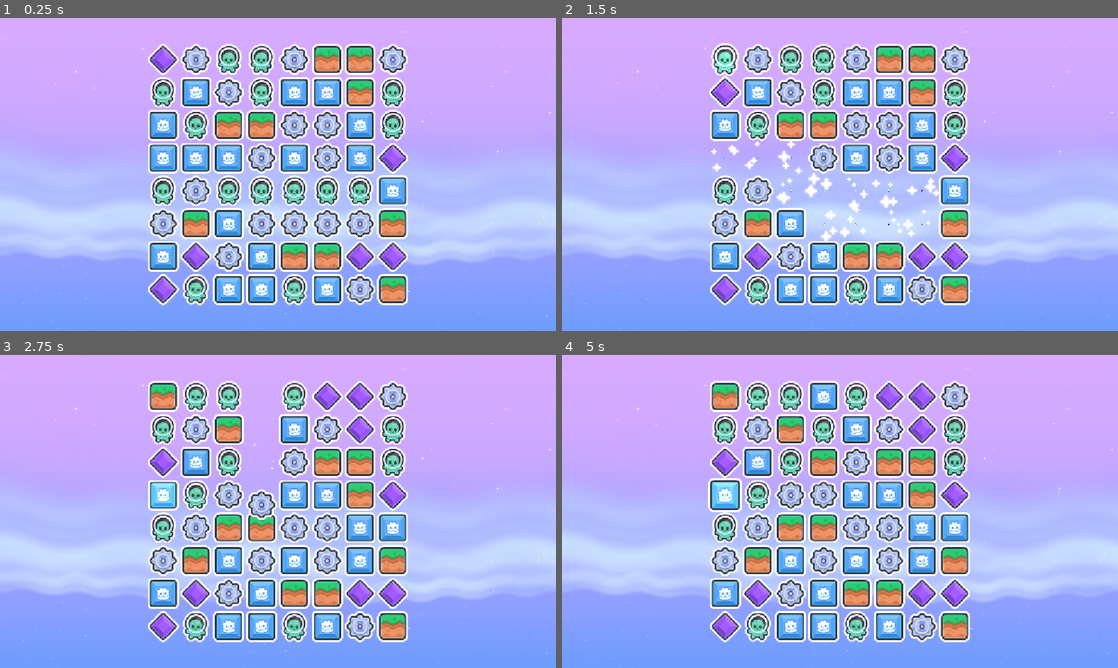
Above: before the commit, frames 1-4 (two rows, left to right).
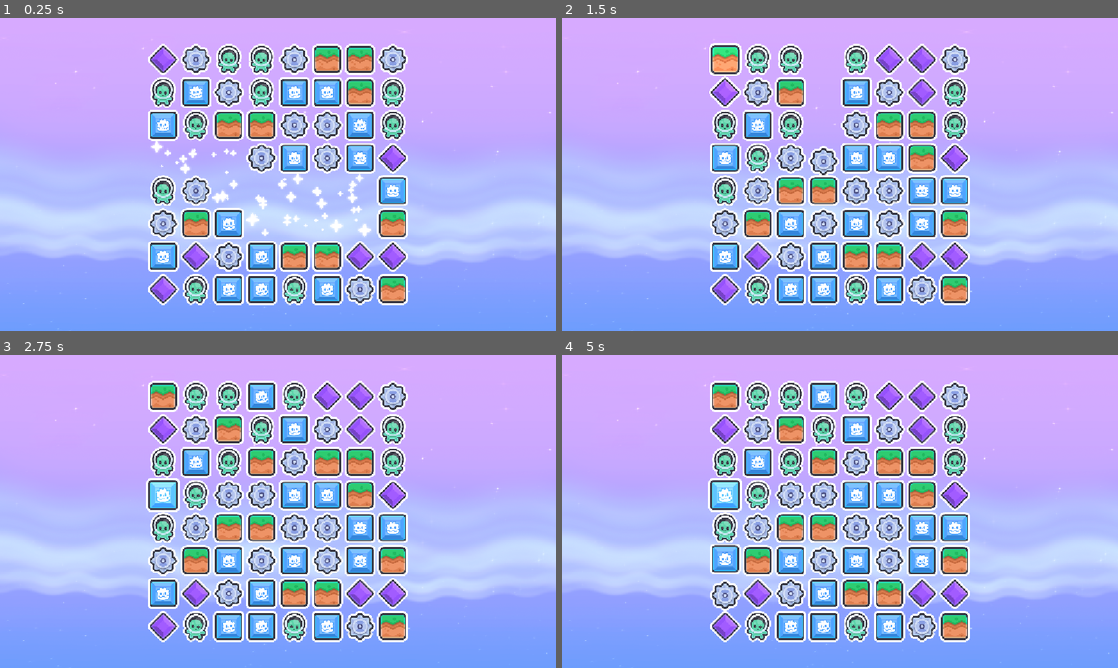
Above: after the commit, the same moments.

Repository: KenneyNL/Starter-Kit-Match-3
Game: Godot game, scene res://scenes/main.tscn
Same seed, same stepped clock (60 frames per second), same inputs: the game is played once before the commit and once after it.
Inputs (mouse positions are in pixels of both pictures, inside the frame that each line leads up to):
- Up to frame 1 (0.25 s): no input
- Up to frame 2 (1.5 s): drag from (723, 58) to (723, 158) at 0.52 s; drag from (723, 58) to (723, 158) at 1.27 s
- Up to frame 3 (2.75 s): click (161, 495) at 2.17 s
- Up to frame 4 (5 s): drag from (723, 527) to (723, 627) at 2.77 s; drag from (723, 561) to (756, 430) at 3.52 s; drag from (723, 592) to (723, 495) at 4.27 s

The runs differ from the first frame. In frame 1, 7.5% of the frame differs, in the area x 26-74%, y 8-92%; in frame 2, 16%; in frame 3, 6.0%; in frame 4, 4.9%.

Commit message:
Small edits

Diff:
--- a/project.godot
+++ b/project.godot
@@ -8,12 +8,16 @@
 
 config_version=5
 
+[animation]
+
+compatibility/default_parent_skeleton_in_mesh_instance_3d=true
+
 [application]
 
 config/name="Starter Kit Match-3"
 config/tags=PackedStringArray("starterkit")
 run/main_scene="uid://b8cjd5xlk3m1p"
-config/features=PackedStringArray("4.5", "Forward Plus")
+config/features=PackedStringArray("4.6", "Forward Plus")
 boot_splash/bg_color=Color(0.9254902, 0.9254902, 0.9607843, 1)
 boot_splash/image="uid://dfelygr7jpcpe"
 config/icon="uid://bk67gaj8ly6sy"
--- a/scenes/main.tscn
+++ b/scenes/main.tscn
@@ -12,20 +12,19 @@
 [ext_resource type="Texture2D" uid="uid://c26xoi1o70ttr" path="res://sprites/cursors/cursor-hand-open.png" id="9_4c57u"]
 [ext_resource type="Texture2D" uid="uid://eailhed83ju8" path="res://sprites/cursors/cursor-hand-closed.png" id="10_efxa6"]
 
-[node name="Main" type="Node2D"]
+[node name="Main" type="Node2D" unique_id=1469547217]
 script = ExtResource("1_ig7tw")
-offset = 68
 tile_scene = ExtResource("2_0xm2m")
 sparkles_scene = ExtResource("3_kek77")
 textures = Array[Texture2D]([ExtResource("3_lquwl"), ExtResource("4_7mycd"), ExtResource("5_272bh"), ExtResource("6_272bh"), ExtResource("7_5vw27")])
 open_hand_cursor = ExtResource("9_4c57u")
 closed_hand_cursor = ExtResource("10_efxa6")
 
-[node name="Background" type="TextureRect" parent="."]
+[node name="Background" type="TextureRect" parent="." unique_id=958130344]
 offset_right = 1280.0
 offset_bottom = 720.0
 size_flags_horizontal = 3
 size_flags_vertical = 3
 texture = ExtResource("8_5vw27")
 
-[node name="Board" type="Node2D" parent="."]
+[node name="Board" type="Node2D" parent="." unique_id=879210771]
--- a/scenes/tile.tscn
+++ b/scenes/tile.tscn
@@ -1,18 +1,19 @@
-[gd_scene load_steps=4 format=3 uid="uid://bqn0mkisu2aba"]
+[gd_scene format=3 uid="uid://bqn0mkisu2aba"]
 
 [ext_resource type="Script" uid="uid://cuqt2eu222vwr" path="res://scripts/tile.gd" id="1_hisf2"]
 [ext_resource type="Texture2D" uid="uid://2d4u3m6gcbdy" path="res://sprites/tiles/tile-godot.png" id="2_hisf2"]
 
 [sub_resource type="RectangleShape2D" id="RectangleShape2D_0e48y"]
-size = Vector2(64, 64)
+size = Vector2(128, 128)
 
-[node name="Node2D" type="Area2D"]
+[node name="Node2D" type="Area2D" unique_id=772946405]
+scale = Vector2(0.5, 0.5)
 script = ExtResource("1_hisf2")
 
-[node name="Sprite2D" type="Sprite2D" parent="."]
+[node name="Sprite2D" type="Sprite2D" parent="." unique_id=811763384]
 texture = ExtResource("2_hisf2")
 
-[node name="CollisionShape2D" type="CollisionShape2D" parent="."]
+[node name="CollisionShape2D" type="CollisionShape2D" parent="." unique_id=12865723]
 shape = SubResource("RectangleShape2D_0e48y")
 
 [connection signal="mouse_entered" from="." to="." method="_on_mouse_entered"]
--- a/scripts/main.gd
+++ b/scripts/main.gd
@@ -3,7 +3,7 @@
 @export_subgroup("Properties")
 @export var width: int = 8
 @export var height: int = 8
-@export var offset: int = 64
+@export var offset: int = 68
 
 @export_subgroup("Scenes")
 @export var tile_scene: PackedScene
@@ -34,61 +34,49 @@
 	randomize()
 
 	setup_grid_array()
+	process_board_state()
+
 	center_grid_on_screen()
-	spawn_initial_pieces()
-
-	get_viewport().size_changed.connect(reposition_board)
+
+	get_viewport().size_changed.connect(center_grid_on_screen)
+
+# Centers the board on-screen, the above conection ensures the board is centered after resizing the window
 
 func center_grid_on_screen():
 
-	container.position = (get_viewport_rect().size / 2.0) - (Vector2(width, height) * offset / 2.0)
-	container.position += Vector2(offset / 2.0, offset / 2.0)
-
-func reposition_board():
-
-	center_grid_on_screen()
-	for x in width:
-		for y in height:
-			var piece = grid[x][y]
-			if piece: piece.position = grid_to_pixel(x, y)
+	container.position = get_viewport_rect().size / 2.0 - Vector2(width - 1, height - 1) * offset / 2.0
+
+# Initialize grid
 
 func setup_grid_array():
 
 	grid = []
 	for x in width:
 		grid.append([])
-		for y in height:
-			grid[x].append(null)
-
-func spawn_initial_pieces():
+		grid[x].resize(height)
+		grid[x].fill(null)
+
+	# Spawn initial pieces
 
 	for x in width:
 		for y in height:
 			spawn_at(x, y)
 
+# Spawn a new tile at a certain grid position
+
 func spawn_at(x, y):
 
 	var created_piece = tile_scene.instantiate()
-	var random_index = randi() % textures.size()
+	var random_index = randi_range(0, textures.size() - 1)
 
 	container.add_child(created_piece)
 
 	created_piece.set_tile_type(str(random_index), textures[random_index])
 	created_piece.tile_pressed.connect(_on_tile_pressed)
-	created_piece.grid_pos = Vector2i(x, y)
+	created_piece.grid_position = Vector2i(x, y)
 	created_piece.position = grid_to_pixel(x, y)
 
 	grid[x][y] = created_piece
-
-# Coordinate utilities
-
-func grid_to_pixel(column: int, row: int) -> Vector2:
-
-	return Vector2(offset * column, offset * row)
-
-func is_within_grid(pos: Vector2i) -> bool:
-
-	return pos.x >= 0 and pos.x < width and pos.y >= 0 and pos.y < height
 
 # Interaction
 
@@ -150,37 +138,29 @@
 		grid[a.x][a.y] = piece_b
 		grid[b.x][b.y] = piece_a
 
-		piece_a.grid_pos = b
-		piece_b.grid_pos = a
+		piece_a.grid_position = b
+		piece_b.grid_position = a
 
 		piece_a.move_to(grid_to_pixel(b.x, b.y), false)
 		piece_b.move_to(grid_to_pixel(a.x, a.y), false)
 
 func find_matches() -> Array:
 
-	var matched_pieces = []
-
-	# Y
+	var matched_dict = {}
+
 	for y in height:
 		for x in range(width - 2):
-			var p1 = grid[x][y]
-			var p2 = grid[x+1][y]
-			var p3 = grid[x+2][y]
+			var p1 = grid[x][y]; var p2 = grid[x+1][y]; var p3 = grid[x+2][y]
 			if p1 and p2 and p3 and p1.type == p2.type and p1.type == p3.type:
-				for p in [p1, p2, p3]:
-					if not p in matched_pieces: matched_pieces.append(p)
-
-	# X
+				for p in [p1, p2, p3]: matched_dict[p] = true
+
 	for x in width:
 		for y in range(height - 2):
-			var p1 = grid[x][y]
-			var p2 = grid[x][y+1]
-			var p3 = grid[x][y+2]
+			var p1 = grid[x][y]; var p2 = grid[x][y+1]; var p3 = grid[x][y+2]
 			if p1 and p2 and p3 and p1.type == p2.type and p1.type == p3.type:
-				for p in [p1, p2, p3]:
-					if not p in matched_pieces: matched_pieces.append(p)
-
-	return matched_pieces
+				for p in [p1, p2, p3]: matched_dict[p] = true
+
+	return matched_dict.keys()
 
 func process_board_state():
 
@@ -196,7 +176,7 @@
 			effect.position = piece.position
 			container.add_child(effect)
 
-			grid[piece.grid_pos.x][piece.grid_pos.y] = null
+			grid[piece.grid_position.x][piece.grid_position.y] = null
 
 			var tween = piece.create_tween()
 			tween.tween_property(piece, "scale", Vector2.ZERO, 0.2)
@@ -208,7 +188,6 @@
 
 		matches = find_matches()
 
-	combo_count = 0
 	is_swapping = false
 
 func collapse_columns():
@@ -220,7 +199,7 @@
 					if grid[x][k] != null:
 						grid[x][y] = grid[x][k]
 						grid[x][k] = null
-						grid[x][y].grid_pos = Vector2i(x, y)
+						grid[x][y].grid_position = Vector2i(x, y)
 						grid[x][y].move_to(grid_to_pixel(x, y))
 						break
 	await get_tree().create_timer(0.3).timeout
@@ -235,6 +214,16 @@
 				grid[x][y].move_to(grid_to_pixel(x, y))
 	await get_tree().create_timer(0.3).timeout
 
+# Utilities for coordinates
+
+func grid_to_pixel(column: int, row: int) -> Vector2:
+
+	return Vector2(offset * column, offset * row)
+
+func is_within_grid(pos: Vector2i) -> bool:
+
+	return pos.x >= 0 and pos.x < width and pos.y >= 0 and pos.y < height
+
 # Utilities
 
 func set_cursor(cursor_texture: Texture2D):
--- a/scripts/tile.gd
+++ b/scripts/tile.gd
@@ -3,7 +3,7 @@
 signal tile_pressed(pos)
 
 var type:String
-var grid_pos:Vector2i
+var grid_position:Vector2i
 
 # Highlight tile when hovering mouse
 
@@ -34,7 +34,7 @@
 
 	if event is InputEventMouseButton:
 		if event.button_index == MOUSE_BUTTON_LEFT and event.pressed:
-			emit_signal("tile_pressed", grid_pos)
+			tile_pressed.emit(grid_position)
 
 # Animations when tile is moving
 
@@ -54,4 +54,4 @@
 
 func _on_move_finished():
 
-	Audio.play("res://sounds/tile-land.ogg", false, 1.2 - (grid_pos.y * 0.05), 0.2)
+	Audio.play("res://sounds/tile-land.ogg", false, 1.2 - (grid_position.y * 0.05), 0.2)
Not shown: 1 places in scenes/main.tscn that only renumber resources
Binary file changed: sprites/tiles/tile-gem.png
Binary file changed: sprites/tiles/tile-godot.png
Binary file changed: sprites/tiles/tile-grass.png
Binary file changed: sprites/tiles/tile-kenney.png
Binary file changed: sprites/tiles/tile-spikes.png
Not shown, changed: README.md
